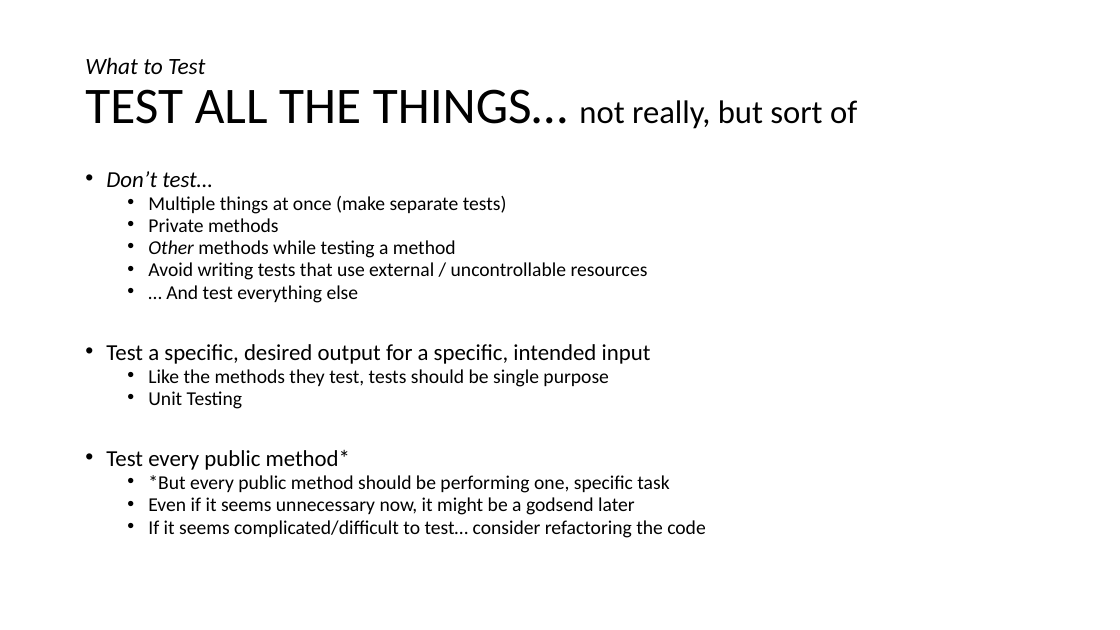
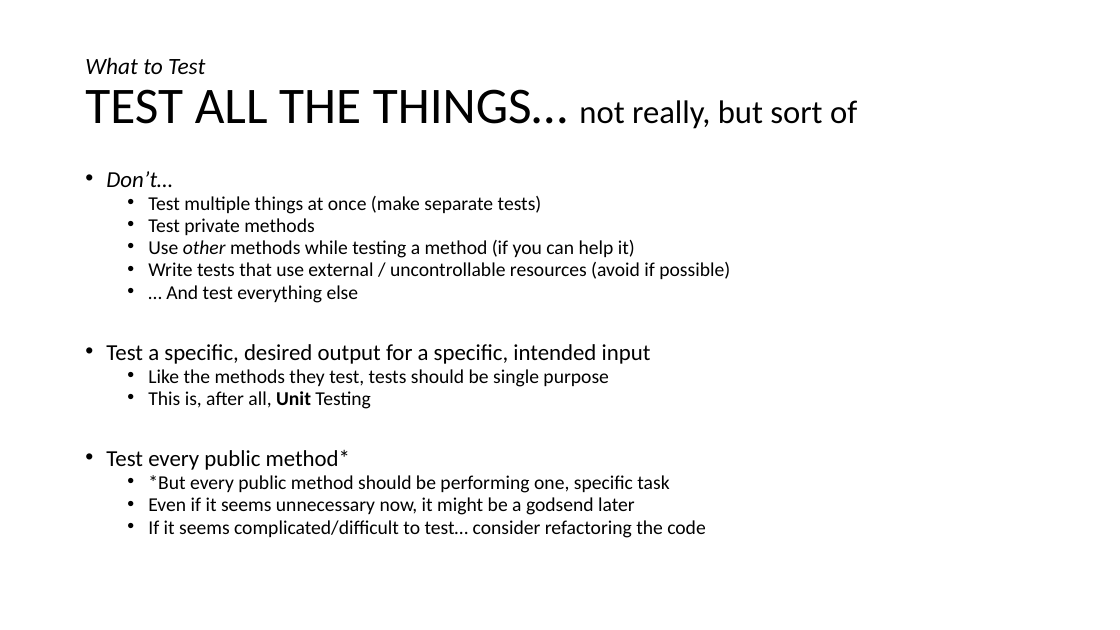
Before and after one commit to dnllowe/testing-presentation, a slide deck: slide 12 of testing-presentation.pptx (slide 10 before the commit). Drawn at 1120x630 pixels with LibreOffice and Linux fonts; fonts in the diff are those of the drawing. Boxes give left, top, right and bottom in pixels: in the first picture for what was removed or moved away, otherwise in the second. Text is boxed around its words. In the diff, an @@ line names an element or a change of style, - is before the commit and + after.

```diff
--- a/testing-presentation.pptx
+++ b/testing-presentation.pptx
@@ text at [106,171,730,279]: text changed @@
-• Don’t test…
-  • Multiple things at once (make separate tests)
-  • Private methods
-  • Other methods while testing a method
-  • Avoid writing tests that use external / uncontrollable resources
+• Don’t…
+  • Test multiple things at once (make separate tests)
+  • Test private methods
+  • Use other methods while testing a method (if you can help it)
+  • Write tests that use external / uncontrollable resources (avoid if possible)
@@ text at [148,391,370,409]: text changed @@
-  • Unit Testing
+  • This is, after all, Unit Testing
```
Also in this commit, not shown: 6 other slides changed, 8 slides added, 6 other files.
